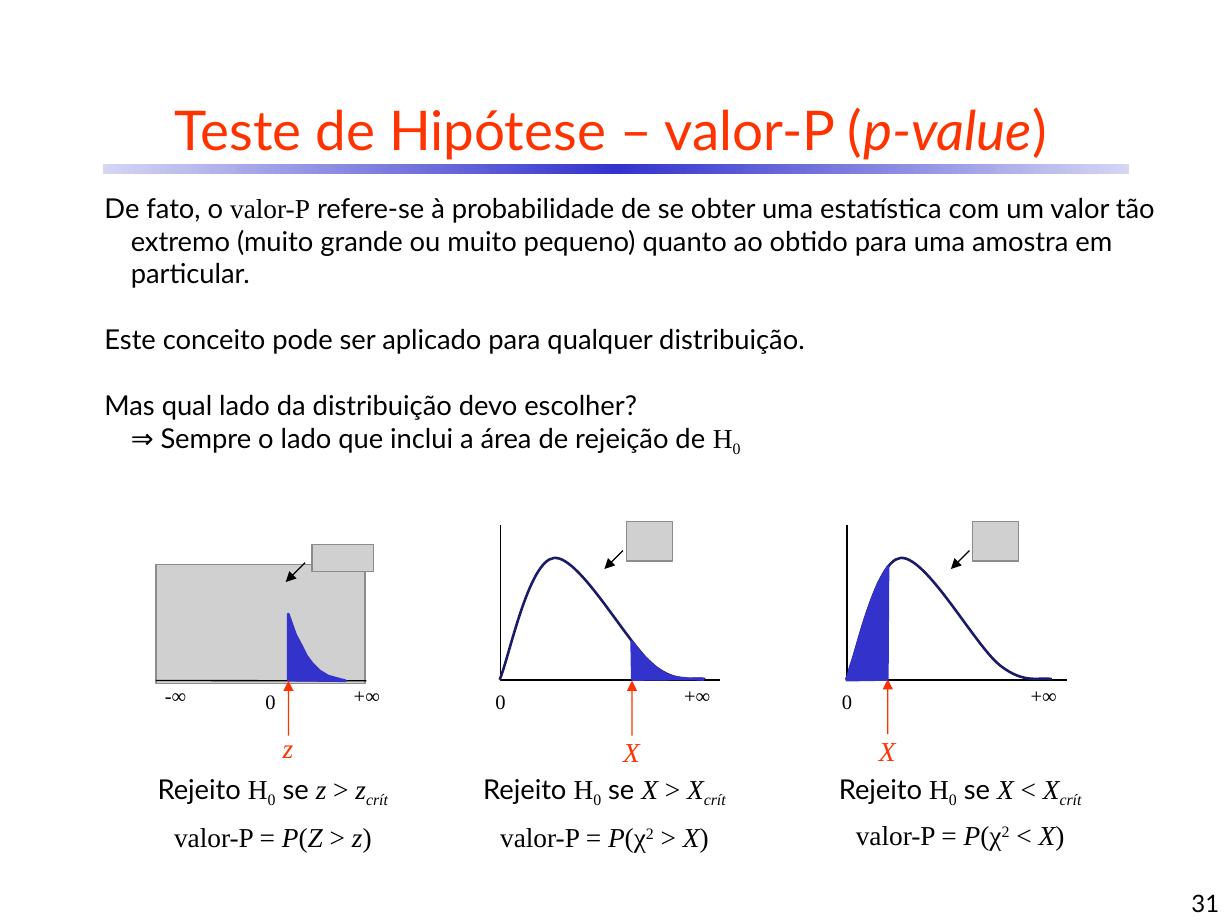
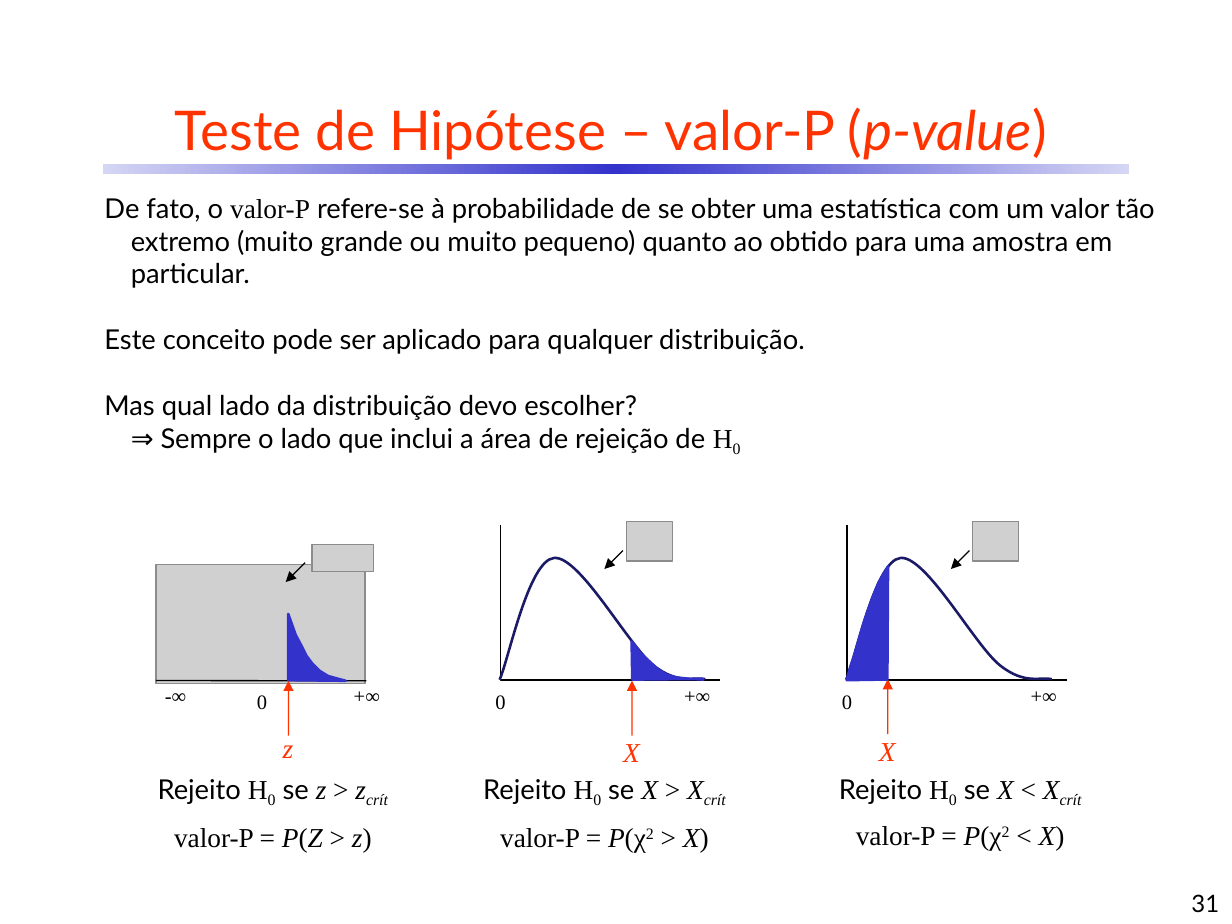
Before and after one commit to CDRenno/Estatistica, a slide deck: slide 31 of ppt/07TesteHip.pptx. Drawn at 1232x924 pixels with LibreOffice and Linux fonts; fonts in the diff are those of the drawing; grey boxes stand for pictures. Boxes give left, top, right and bottom in pixels: in the first picture for what was removed or moved away, otherwise in the second. Text is boxed around its words. In the diff, an @@ line names an element or a change of style, - is before the commit and + after.

```diff
--- a/ppt/07TesteHip.pptx
+++ b/ppt/07TesteHip.pptx
@@ text "0" moved from (x1=265, y1=695, x2=275, y2=710) to (x1=257, y1=695, x2=267, y2=710) @@
```
Also in this commit, not shown: 4 other slides changed, 3 other files.
